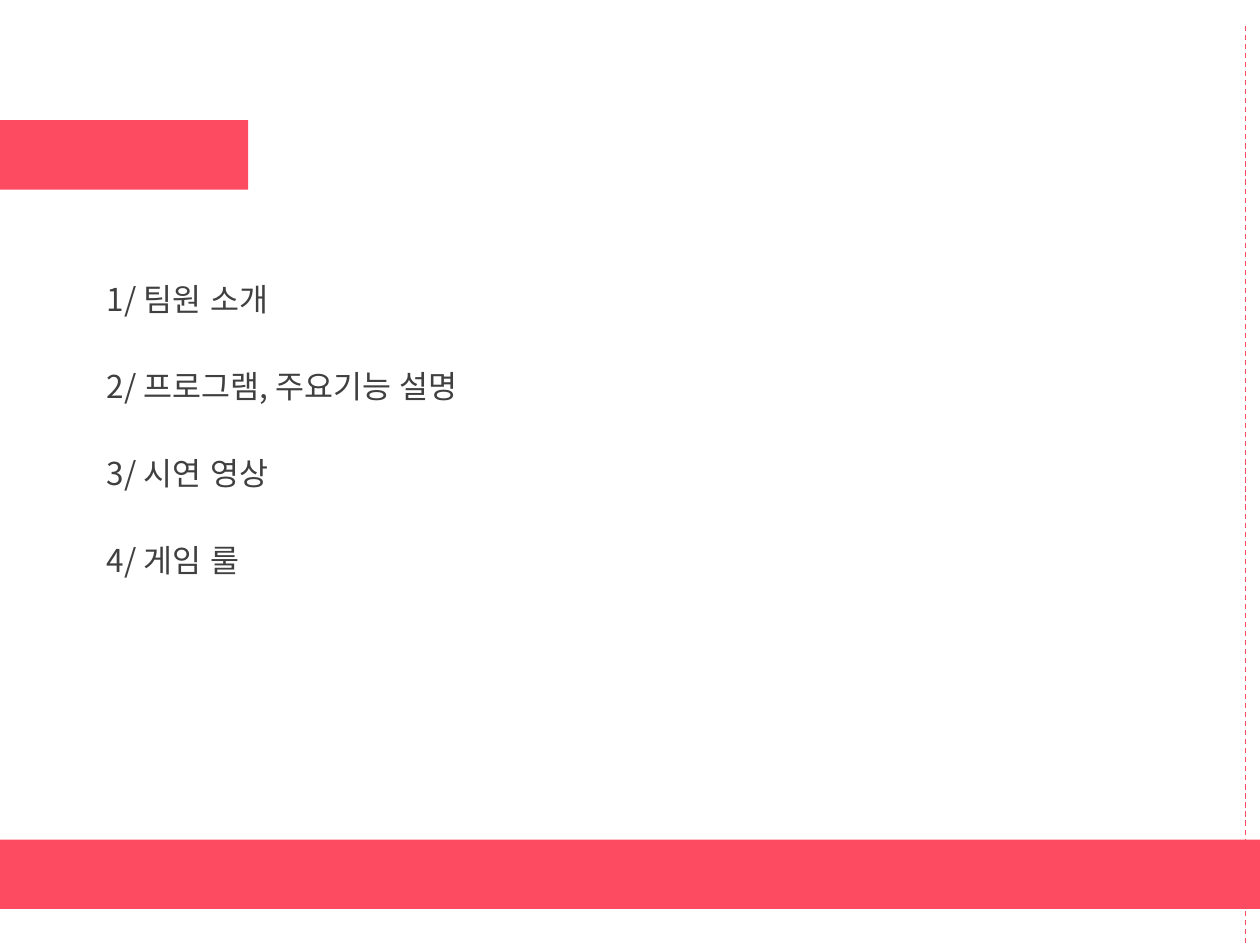
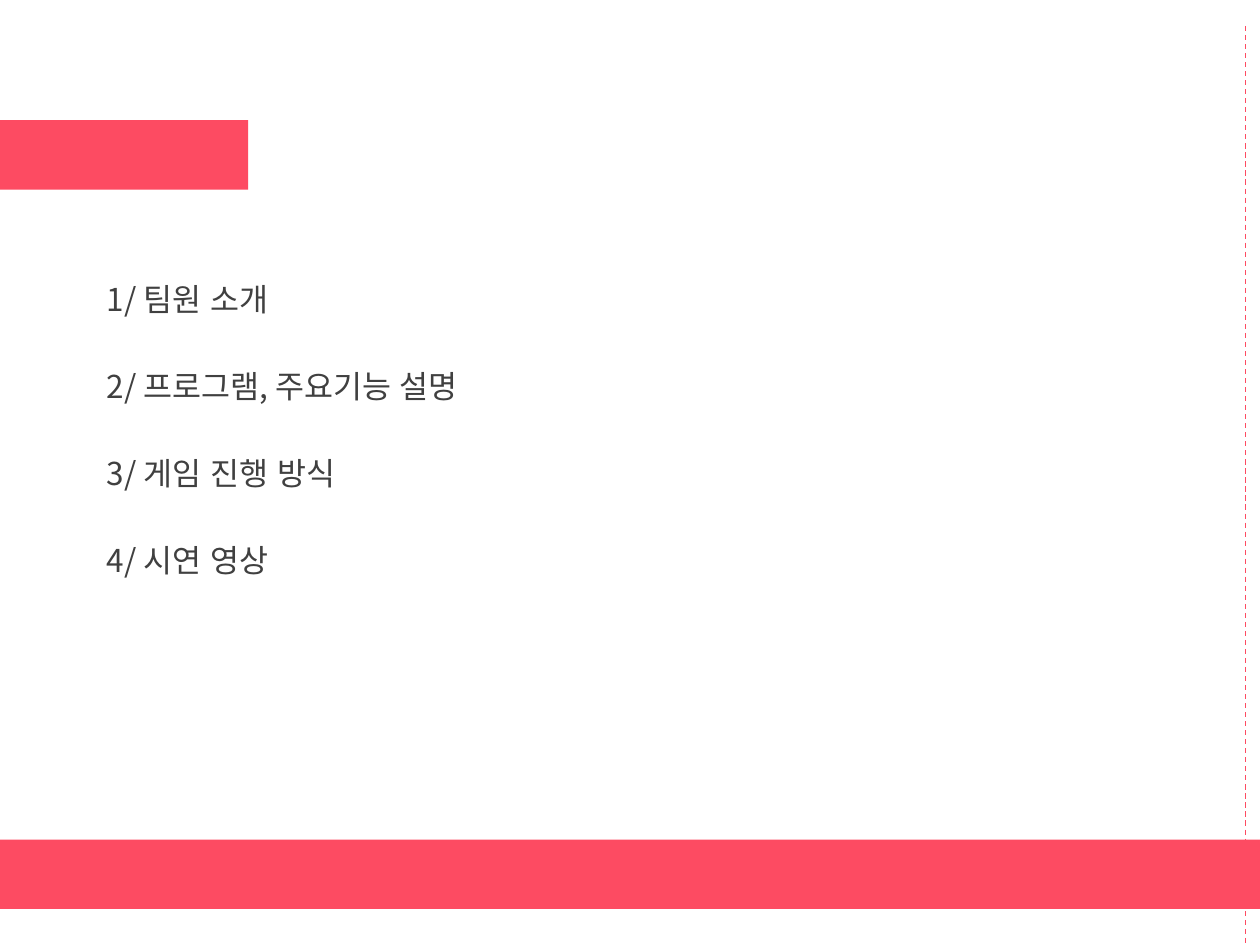
Before and after one commit to JoDongHyuen/KNUCS-20202-Team1, a slide deck: slide 2 of 발표자료/시스템프로그래밍_팀프로젝트_1조.pptx. Drawn at 1260x945 pixels with LibreOffice and Linux fonts; fonts in the diff are those of the drawing. Boxes give left, top, right and bottom in pixels: in the first picture for what was removed or moved away, otherwise in the second. Text is boxed around its words. In the diff, an @@ line names an element or a change of style, - is before the commit and + after.

```diff
--- a/발표자료/시스템프로그래밍_팀프로젝트_1조.pptx
+++ b/발표자료/시스템프로그래밍_팀프로젝트_1조.pptx
@@ text at (107,459,335,491): text changed @@
-3/ 시연 영상
+3/ 게임 진행 방식
@@ text at (107,546,268,578): text changed @@
-4/ 게임 룰
+4/ 시연 영상
```
Also in this commit, not shown: 5 slides added, 1 slide removed.
